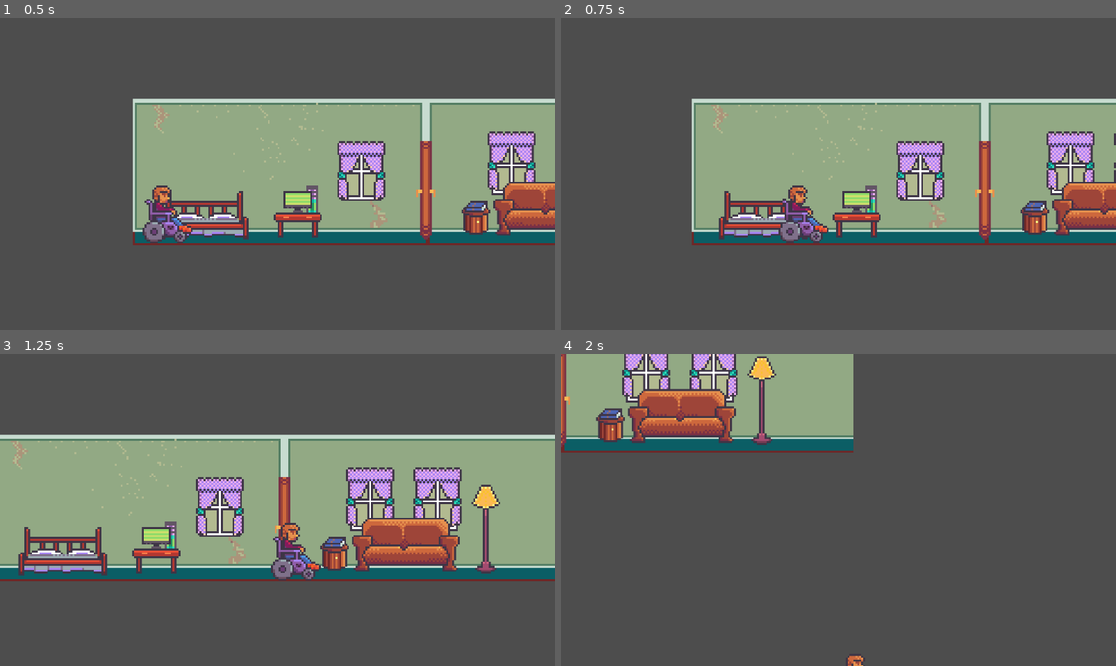
Above: before the commit, frames 1-4 (two rows, left to right).
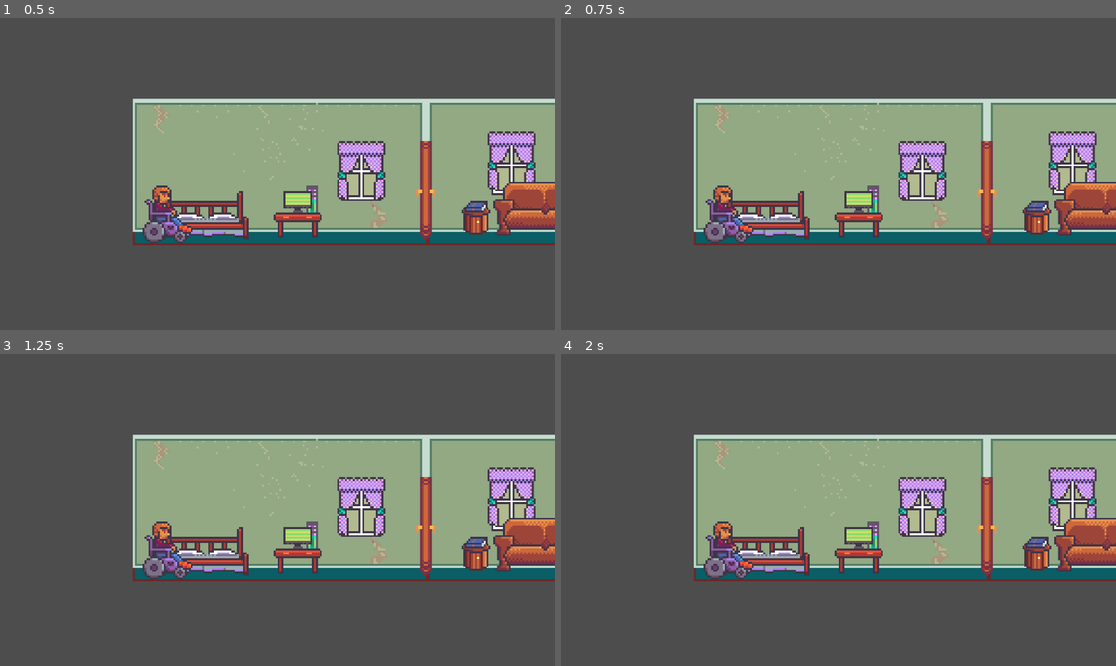
Above: after the commit, the same moments.

Repository: UI369/TeknoKunda2
Game: Godot game, scene res://levels/test_level.tscn
Same seed, same stepped clock (60 frames per second), same inputs: the game is played once before the commit and once after it.
Inputs:
- Up to frame 1 (0.5 s): no input
- Up to frame 2 (0.75 s): tap Enter (ui_accept) at 0.5, 0.6 s; hold Right (ui_right) from 0.53 s (still down)
- Up to frame 3 (1.25 s): keep holding Right (ui_right); tap Space (jump) at 0.77, 0.8, 1.07 s
- Up to frame 4 (2 s): keep holding Right (ui_right); tap Space (jump) at 1.35, 1.52, 1.82 s; tap Enter (ui_accept) at 1.55 s

Frame 1 is identical in both runs. In frame 2, 7.4% of the frame differs, in the area x 23-100%, y 25-73%; in frame 3, 27%; in frame 4, 47%, in the area x 0-100%, y 0-100%.

Commit message:
add player movement

Diff:
--- a/characters/player.gd
+++ b/characters/player.gd
@@ -43,18 +43,7 @@
 		velocity.x = move_toward(velocity.x, 0, speed)
 
 	move_and_slide()
-	update_animation()
 	update_facing_direction()
-
-func update_animation():
-	if not animation_locked:
-		if not is_on_floor():
-			animated_sprite.play("jump_loop")
-		else:
-			if direction.x != 0:
-				animated_sprite.play("run")
-			else:
-				animated_sprite.play("idle")
 
 func update_facing_direction():
 	if direction.x > 0:
--- a/characters/tek.gd
+++ b/characters/tek.gd
@@ -1,7 +1,7 @@
 extends CharacterBody2D
 
 
-@export var speed : float = 200.0
+@export var speed : float = 10.0
 @export var acceleration : float = 10
 @export var jump_velocity = -5.0
 var direction : Vector2 = Vector2.ZERO
@@ -13,7 +13,7 @@
 
 func _physics_process(delta):
 	direction = Input.get_vector("left", "right", "up", "down")
-
+	print(direction)
 	if direction.x != 0:
 		velocity.x = move_toward(velocity.x, direction.x * speed, acceleration)
 	else:
@@ -22,18 +22,6 @@
 	# Add the gravity.
 	if not is_on_floor():
 		velocity.y += gravity * delta
-
-	# Handle Jump.
-	if Input.is_action_just_pressed("ui_accept") and is_on_floor():
-		velocity.y = jump_velocity
-
-	# Get the input direction and handle the movement/deceleration.
-	# As good practice, you should replace UI actions with custom gameplay actions.
-	var direction = Input.get_axis("ui_left", "ui_right")
-	if direction:
-		velocity.x = direction * speed
-	else:
-		velocity.x = move_toward(velocity.x, 0, speed)
 
 	move_and_slide()
 	update_facing_direction()
--- a/levels/test_level.tscn
+++ b/levels/test_level.tscn
@@ -1,7 +1,6 @@
-[gd_scene load_steps=20 format=3 uid="uid://5irdb5qbcaab"]
+[gd_scene load_steps=19 format=3 uid="uid://5irdb5qbcaab"]
 
 [ext_resource type="Texture2D" uid="uid://t7m56505orhb" path="res://art/Legacy-Fantasy - High Forest 2.3/Assets1/Tiles.png" id="1_asn0g"]
-[ext_resource type="PackedScene" uid="uid://cdf8353fo206h" path="res://characters/player.tscn" id="2_3nrmq"]
 [ext_resource type="Texture2D" uid="uid://coefuol37423c" path="res://art/TeknoKundaAssets/sprites/bedroom_wall.png" id="3_wid1e"]
 [ext_resource type="Texture2D" uid="uid://bkctp2rhdvs1n" path="res://art/TeknoKundaAssets/sprites/bed.png" id="4_vou6o"]
 [ext_resource type="Texture2D" uid="uid://47grn56q812p" path="res://art/TeknoKundaAssets/sprites/computer.png" id="5_lxamy"]
@@ -1448,10 +1447,6 @@
 layer_0/name = "Ground"
 layer_0/tile_data = PackedInt32Array(-196615, 0, 1, -131079, 0, 2, -65543, 0, 3, -7, 0, 4, -196614, 65536, 1, -131078,  …(4677 unchanged characters)…
 
-[node name="Player" parent="." instance=ExtResource("2_3nrmq")]
-visible = false
-position = Vector2(176, 587)
-
 [node name="Camera2D" type="Camera2D" parent="."]
 position = Vector2(75, 39)
 zoom = Vector2(2, 2)
